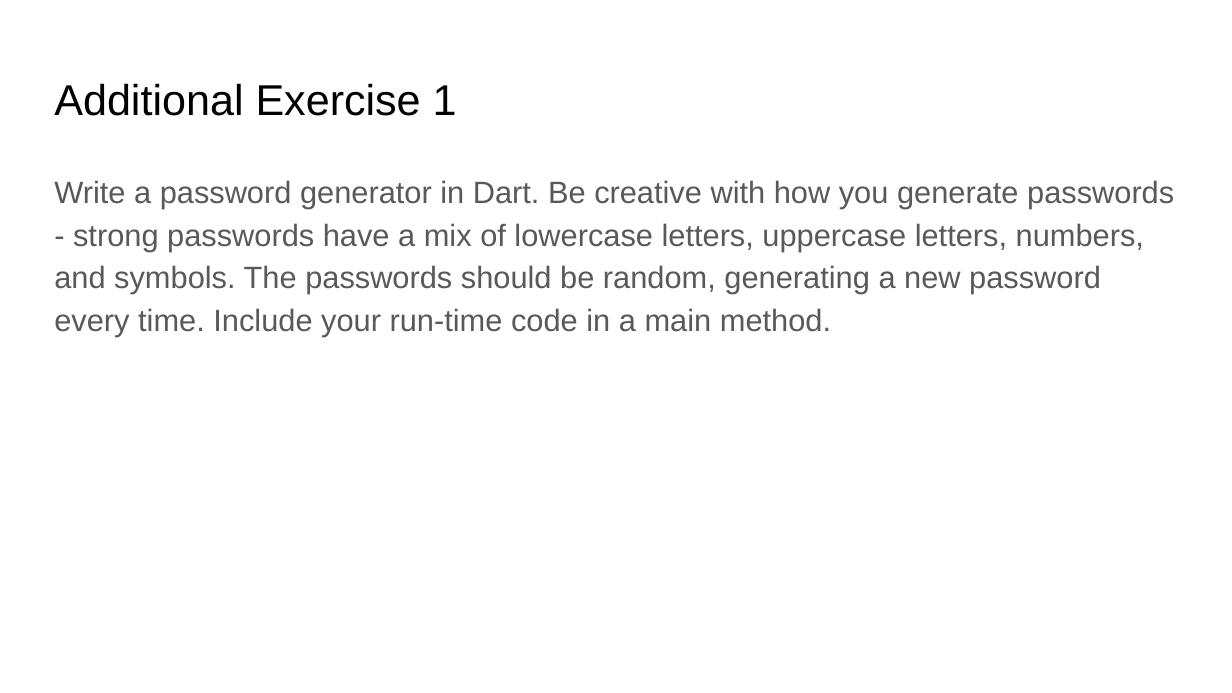
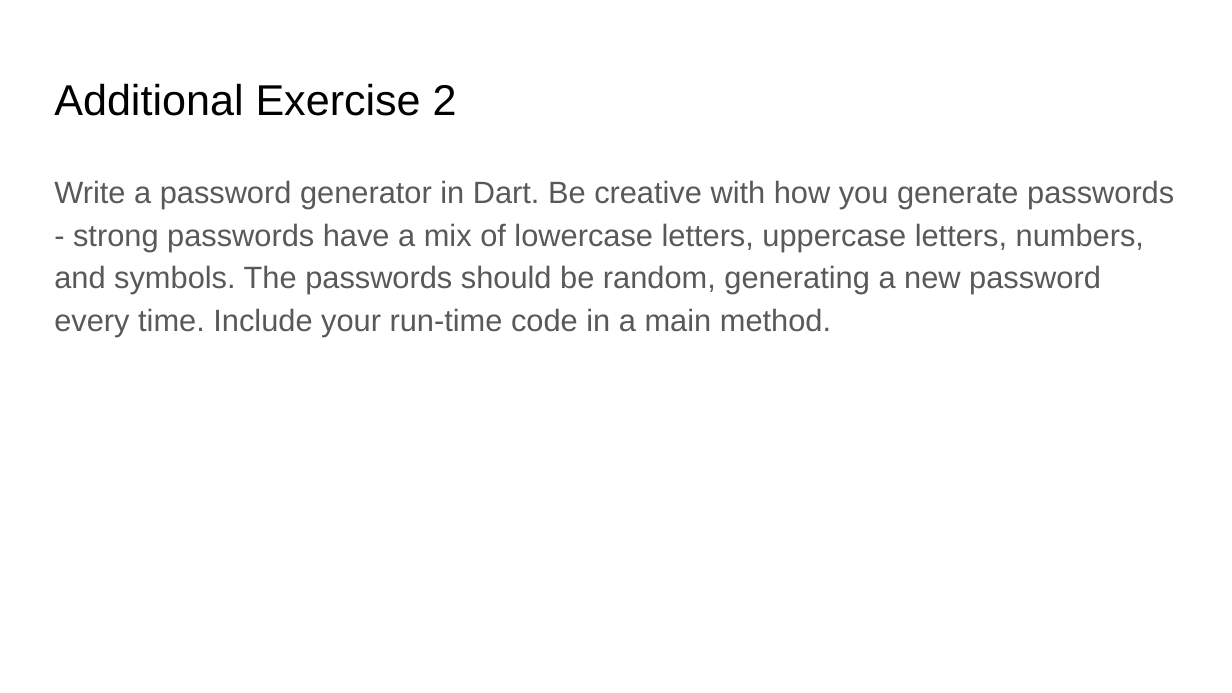
Before and after one commit to AtzeniMichele/dart101, a slide deck: slide 4 of Tutoring 1 - Dart 101 pt1.pptx (slide 3 before the commit). Drawn at 1232x693 pixels with LibreOffice and Linux fonts; fonts in the diff are those of the drawing. Boxes give left, top, right and bottom in pixels: in the first picture for what was removed or moved away, otherwise in the second. Text is boxed around its words. In the diff, an @@ line names an element or a change of style, - is before the commit and + after.

Commit message:
typo fix

```diff
--- a/Tutoring 1 - Dart 101 pt1.pptx
+++ b/Tutoring 1 - Dart 101 pt1.pptx
@@ title at [54,83,457,116]: text changed @@
-Additional Exercise 1
+Additional Exercise 2
```
Also in this commit, not shown: 1 slide added.
